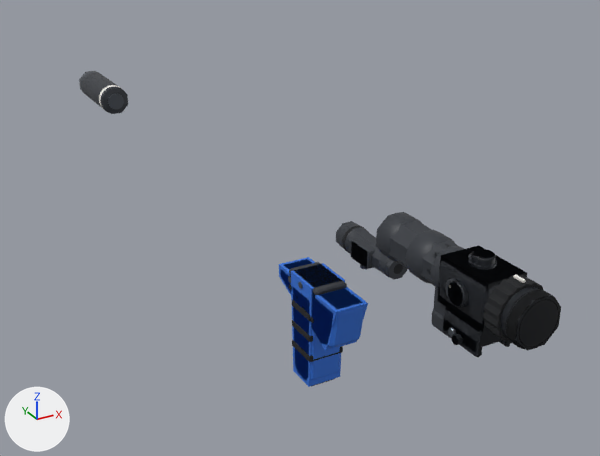
Before and after pictures for a commit that changed the glTF model assets/models/replicaParts/sniper.glb.
Both versions are drawn from a camera (50 mm lens) standing at (-0.315, -0.327, 0.342) and looking at (0.075, 0.383, -0.013). Arrows for +X, +Y and +Z are at lower left; the lights stay in place. The first picture is the older version. Where no turn or scale is listed for an object, it has been applied to the vertices. Vertices at exactly the same position are counted once.

Names of what the first picture shows: 'grip_angled', 'grip_angled_Figure', 'grip_vertical', 'grip_vertical_Figure', 'light_weaponTorch', 'light_weaponTorch_Figure', 'muzzle_silencer', 'muzzle_silencer_Figure', 'optic_redDot', 'optic_scope2x', 'optic_scopeVar', 'optic_scopeVar_Figure' and 2 more.
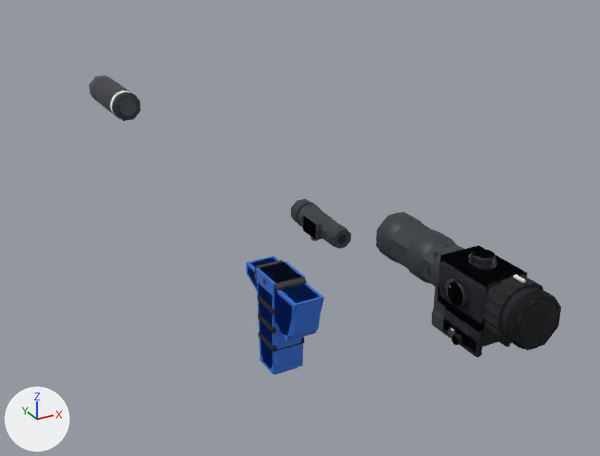
The newer file is also turned or shifted as a whole; pictures and numbers use the older file's frame.

Where the change shows, as pixel boxes [x1, y1, x2, y2] in the pictures (600 x 456 px):
'grip_vertical', moved: before [289, 262, 347, 386]; after [255, 260, 306, 374]
'grip_angled', moved: before [280, 259, 365, 348]; after [248, 258, 321, 338]
'grip_vertical_Figure', moved: before [291, 263, 345, 387]; after [256, 261, 305, 374]
'light_weaponTorch', moved: before [336, 222, 403, 278]; after [291, 199, 347, 247]
'grip_angled_Figure', moved: before [279, 257, 368, 351]; after [246, 256, 324, 341]
'muzzle_silencer', moved: before [80, 71, 126, 114]; after [89, 75, 137, 120]
'light_weaponTorch_Figure', moved: before [336, 221, 407, 280]; after [291, 199, 351, 249]
'muzzle_silencer_Figure', moved: before [79, 71, 128, 114]; after [89, 75, 141, 121]

The change, as a diff of the scene's bpy script:
```diff
--- a/assets/models/replicaParts/sniper.glb.py
+++ b/assets/models/replicaParts/sniper.glb.py
@@ me_light_weapontorch_figure @@
 # used by ob_light_weapontorch_figure; location = (0.0259, 0.195, 0.0472)
-me_light_weapontorch_figure.from_pydata(...)  # 34 vertices, 60 faces; spans x -0.0005..0.0239, y -0.041..0.036, z -0.0113..0.0113
+me_light_weapontorch_figure.from_pydata(...)  # 34 vertices, 60 faces; spans x 0.0076..0.032, y 0.0564..0.1334, z -0.026..-0.0034
+# me_light_weapontorch_figure part 1: the whole mesh is moved by (0.0081, 0.0974, -0.0147)
 me_light_weapontorch_figure.materials.append(mat_detail)
@@ me_muzzle_silencer_figure @@
 # used by ob_muzzle_silencer_figure; location = (0.0, 0.765, 0.044)
-me_muzzle_silencer_figure.from_pydata(...)  # 18 vertices, 32 faces; spans x -0.0176..0.0176, y 0.0..0.12, z -0.0176..0.0176
+me_muzzle_silencer_figure.from_pydata(...)  # 18 vertices, 32 faces; spans x -0.0176..0.0176, y -0.0533..0.0667, z -0.0134..0.0218
+# me_muzzle_silencer_figure part 2: the whole mesh is moved by (0.0, -0.0533, 0.0042)
 me_muzzle_silencer_figure.materials.append(mat_detail)
@@ ob_grip_angled @@
 ob_grip_angled = bpy.data.objects.new('grip_angled', me_grip_angled)
-ob_grip_angled.location = (0.0, 0.215, 0.0216)
+ob_grip_angled.location = (0.0, 0.2834, -0.0057)
@@ ob_grip_angled_figure @@
 ob_grip_angled_figure = bpy.data.objects.new('grip_angled_Figure', me_grip_angled_figure)
-ob_grip_angled_figure.location = (0.0, 0.215, 0.0216)
+ob_grip_angled_figure.location = (0.0, 0.2834, -0.0057)
@@ ob_grip_vertical @@
 ob_grip_vertical = bpy.data.objects.new('grip_vertical', me_grip_vertical)
-ob_grip_vertical.location = (0.0, 0.215, 0.0216)
+ob_grip_vertical.location = (0.0, 0.2834, -0.0057)
@@ ob_grip_vertical_figure @@
 ob_grip_vertical_figure = bpy.data.objects.new('grip_vertical_Figure', me_grip_vertical_figure)
-ob_grip_vertical_figure.location = (0.0, 0.215, 0.0216)
+ob_grip_vertical_figure.location = (0.0, 0.2834, -0.0057)
@@ ob_light_weapontorch @@
 ob_light_weapontorch = bpy.data.objects.new('light_weaponTorch', me_light_weapontorch)
-ob_light_weapontorch.location = (0.0259, 0.195, 0.0473)
+ob_light_weapontorch.location = (0.034, 0.2924, 0.0325)
@@ ob_muzzle_silencer @@
 ob_muzzle_silencer = bpy.data.objects.new('muzzle_silencer', me_muzzle_silencer)
-ob_muzzle_silencer.location = (0.0, 0.765, 0.044)
+ob_muzzle_silencer.location = (0.0, 0.7117, 0.0482)
```
